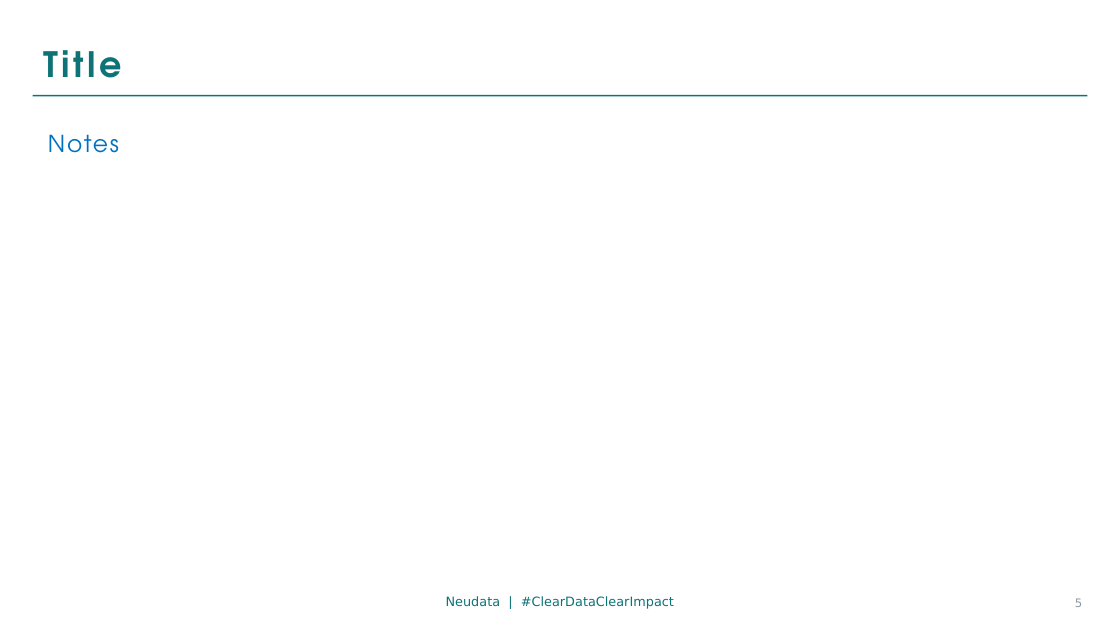
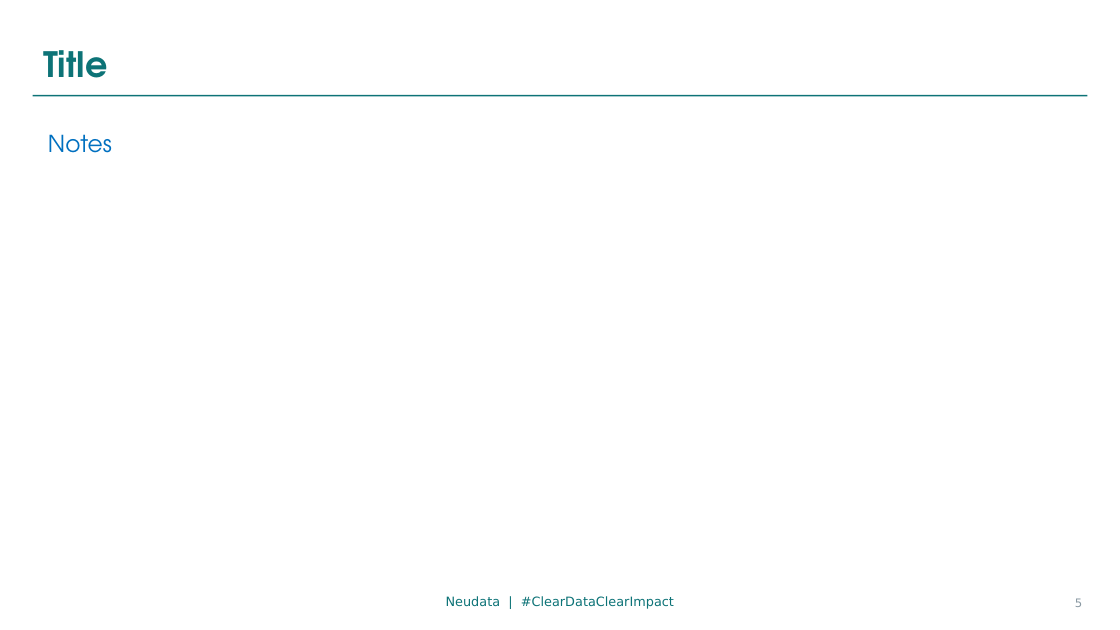
Before and after one commit to neu-data/powerpoint-template, a slide deck: slide 5 of Neudata-Template-example.pptx. Drawn at 1120x630 pixels with LibreOffice and Linux fonts; fonts in the diff are those of the drawing; background and template pictures are left out. Boxes give left, top, right and bottom in pixels: in the first picture for what was removed or moved away, otherwise in the second. Text is boxed around its words. In the diff, an @@ line names an element or a change of style, - is before the commit and + after.

```diff
--- a/Neudata-Template-example.pptx
+++ b/Neudata-Template-example.pptx
@@ title "Title" at (x1=43, y1=50, x2=107, y2=78): letter spacing 3 to 0 pt @@
@@ text "Notes" at (x1=48, y1=134, x2=112, y2=153): letter spacing 1.5 to 0 pt @@
```
Also in this commit, not shown: 5 other slides changed, 6 other files.
